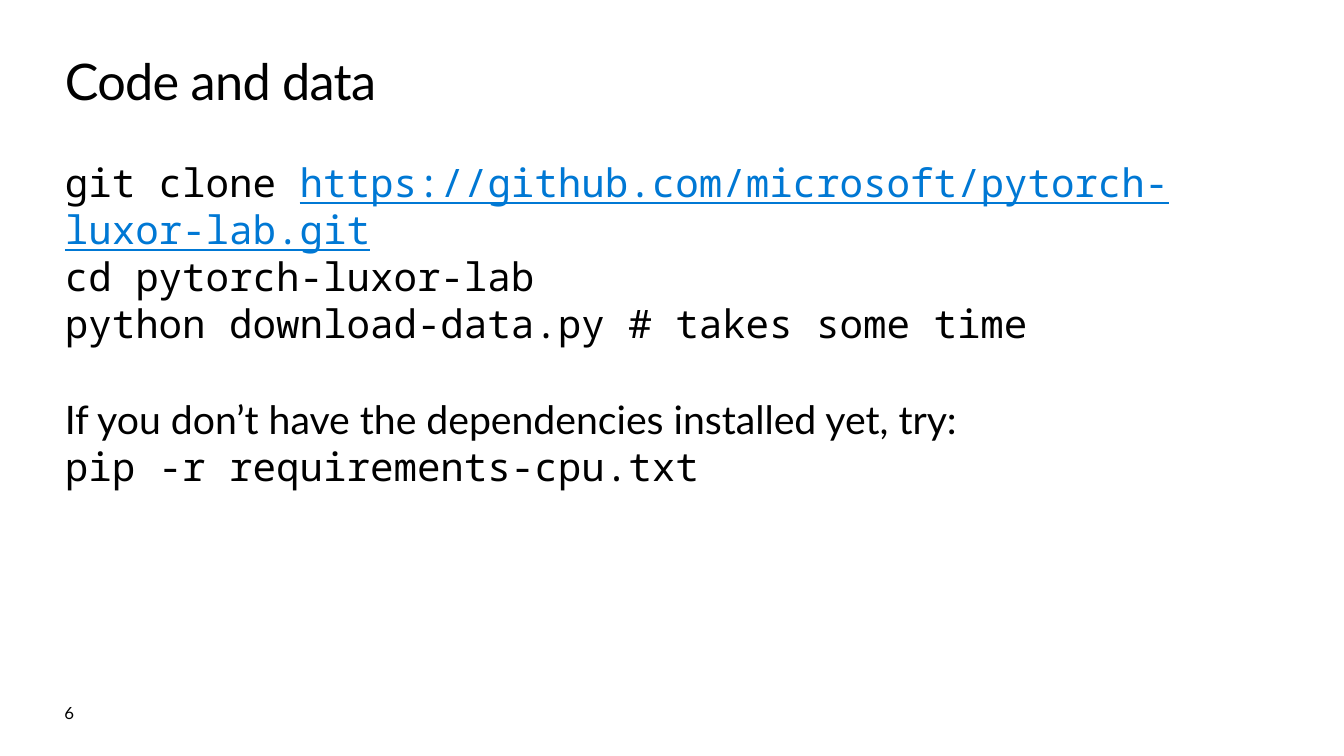
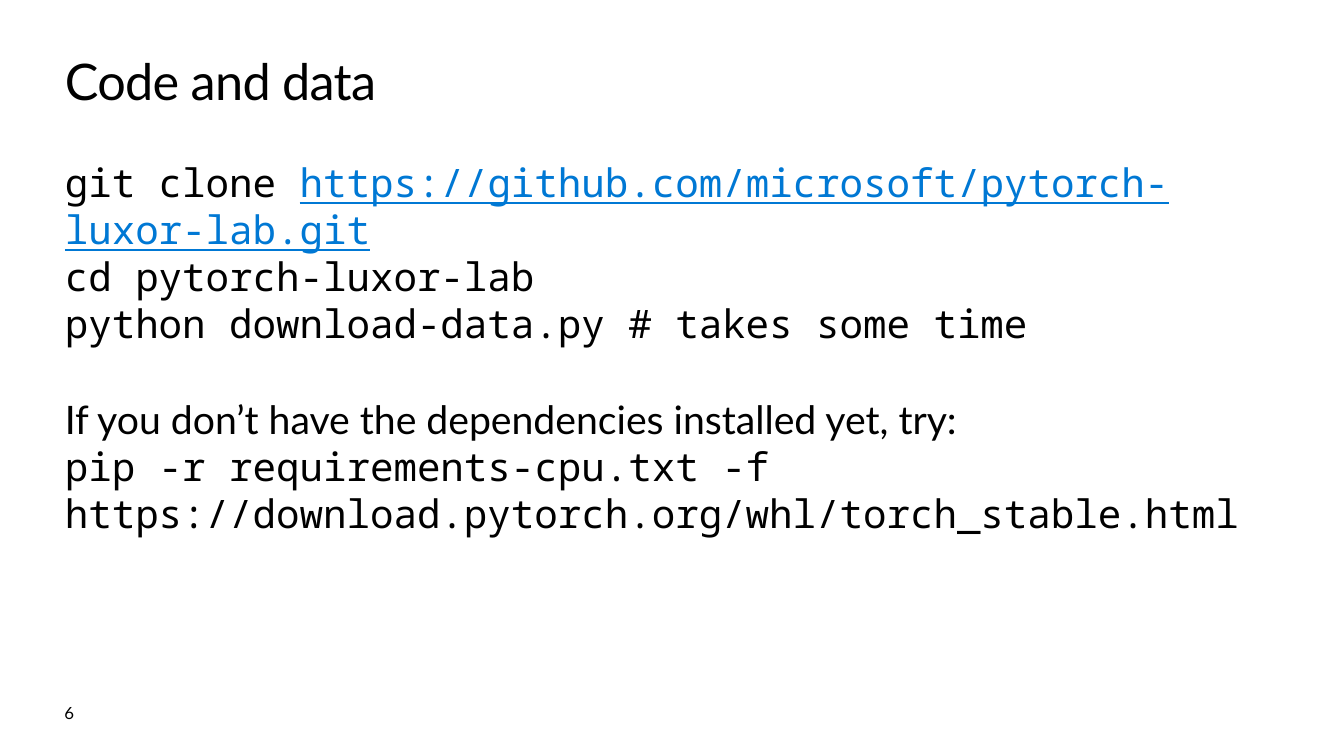
Before and after one commit to microsoft/pytorch-luxor-lab, a slide deck: slide 6 of fall2019mlads.pptx. Drawn at 1344x756 pixels with LibreOffice and Linux fonts; fonts in the diff are those of the drawing; background and template pictures are left out. Boxes give left, top, right and bottom in pixels: in the first picture for what was removed or moved away, otherwise in the second. Text is boxed around its words. In the diff, an @@ line names an element or a change of style, - is before the commit and + after.

Commit message:
Small presentation fix.

```diff
--- a/fall2019mlads.pptx
+++ b/fall2019mlads.pptx
@@ text at [65, 404, 1239, 538]: text changed; font Lato to Noto Sans Mono @@
-If you don’t have the dependencies installed yet, try:
-pip -r requirements-cpu.txt
+If you don’t have the dependencies installed yet, try:
+pip -r requirements-cpu.txt -f https://download.pytorch.org/whl/torch_stable.html
```
